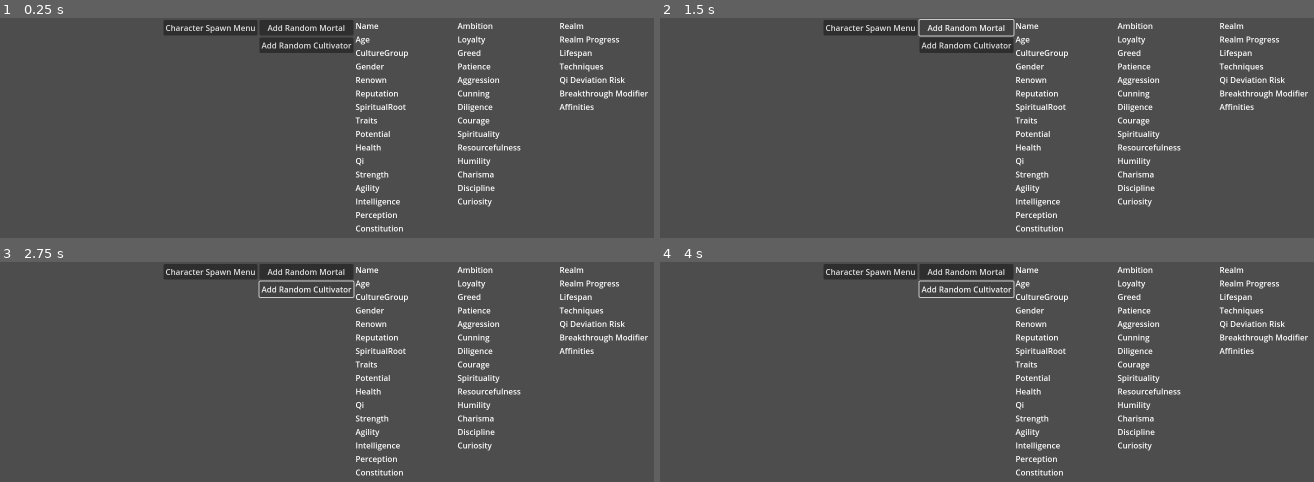
Above: before the commit, frames 1-4 (two rows, left to right).
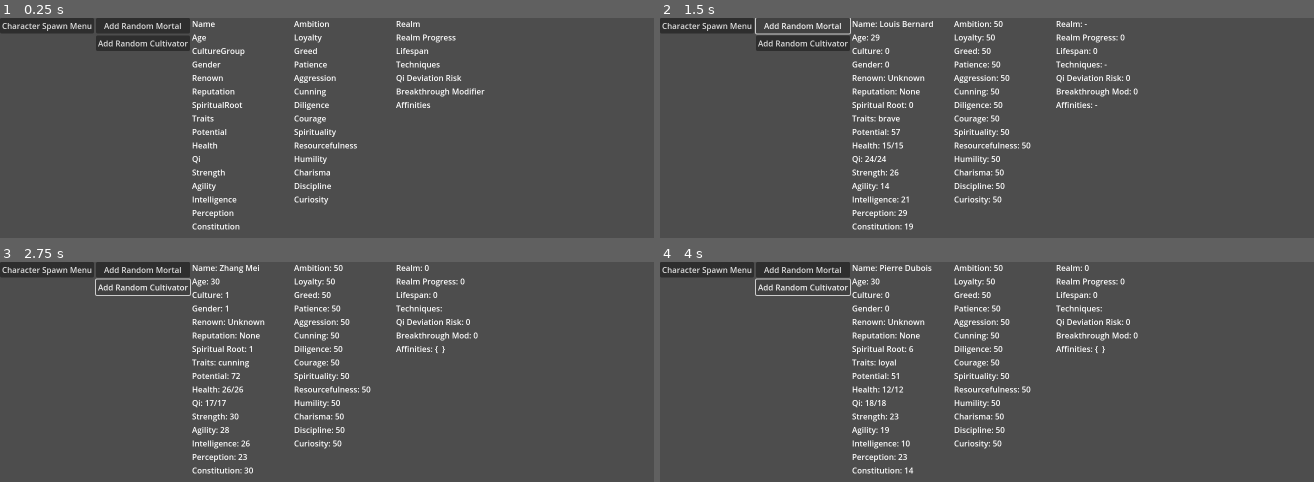
Above: after the commit, the same moments.

Repository: Chthonic-Studio/the_sect_master
Game: Godot game, scene res://Scenes/main.tscn
Two runs of this game, one before a commit and one after it. Both use one fixed random seed, a clock stepped at 60 frames per second and the inputs below.
Inputs:
- Up to frame 1 (0.25 s): no input
- Up to frame 2 (1.5 s): click "Character Spawn Menu" at 0.5 s; click "Add Random Mortal" at 1.25 s
- Up to frame 3 (2.75 s): click "Add Random Cultivator" at 2 s
- Up to frame 4 (4 s): click "Add Random Mortal" at 2.75 s; click "Add Random Cultivator" at 3.5 s

The runs differ from the first frame. In frame 1, 12% of the frame differs, in the area x 0-100%, y 0-98%; in frame 2, 12%; in frame 3, 12%; in frame 4, 12%.

Commit message:
Expanding character generation

Diff:
--- a/Globals/CharacterManager.gd
+++ b/Globals/CharacterManager.gd
@@ -39,17 +39,32 @@
 	else:
 		resource = CharacterResource.new()
 	# Name and gender
-	var gender = CharacterResource.Gender.values()[randi() % 2] # MALE or FEMALE for now
-	var culture = CharacterResource.CultureGroup.values()[randi() % 2] # WESTERN/TRADITIONAL
+	var gender = CharacterResource.Gender.values()[randi() % 2]
+	var culture = CharacterResource.CultureGroup.values()[randi() % 2]
 	var name_data = NameGenerator.generate_name(culture, gender)
 	resource.first_name = name_data["first_name"]
 	resource.last_name = name_data["last_name"]
 	resource.gender = gender
 	resource.culture = culture
-	# Stats
+	# --- Name display logic ---
+	if culture == CharacterResource.CultureGroup.TRADITIONAL:
+		resource.name_display = "%s %s" % [resource.last_name, resource.first_name]
+	else:
+		resource.name_display = "%s %s" % [resource.first_name, resource.last_name]
+	# --- Random Age ---
+	resource.age = randi_range(15, 30)
+	# --- Random Spiritual Root ---
+	resource.spiritual_root = _random_spiritual_root(type)
+	# --- Stats ---
+	resource.max_hp = _roll_stat()
+	resource.max_qi = _roll_stat()
+	resource.current_hp = resource.max_hp
+	resource.current_qi = resource.max_qi
 	resource.strength = _roll_stat()
 	resource.intelligence = _roll_stat()
 	resource.agility = _roll_stat()
+	resource.perception = _roll_stat()
+	resource.constitution = _roll_stat()
 	resource.potential = _roll_stat(40, 80)
 	# Traits
 	resource.traits = _assign_placeholder_traits()
@@ -58,16 +73,51 @@
 		resource.clamp_stats()
 	if resource.has_method("clamp_cultivation_stats"):
 		resource.clamp_cultivation_stats()
-	# Create Node2D
 	var char_node = Character.instantiate()
 	char_node.character_resource = resource
 	char_node.position = position
-	# Track
 	all_character_nodes.append(char_node)
 	all_character_resources.append(resource)
-	# Register with ID map, etc. if needed
 	register_character(resource)
 	return char_node
+
+# Helper for spiritual root probabilities
+func _random_spiritual_root(type: String) -> int:
+	var roots = [
+		CharacterResource.SpiritualRootType.NONE,
+		CharacterResource.SpiritualRootType.COMMON,
+		CharacterResource.SpiritualRootType.SUPERIOR,
+		CharacterResource.SpiritualRootType.HEAVENLY,
+		CharacterResource.SpiritualRootType.MUTATED,
+		CharacterResource.SpiritualRootType.DEMONIC,
+		CharacterResource.SpiritualRootType.GHOSTLY
+	]
+	var probs = []
+	if type == "cultivator":
+		# Remove NONE, normalize others so sum is 100
+		# Original: [0, 20, 10, 3, 3, 3, 1] (skip 0)
+		probs = [20, 10, 3, 3, 3, 1]
+		var total = 20 + 10 + 3 + 3 + 3 + 1
+		var norm_probs = []
+		for p in probs:
+			norm_probs.append(p * 100 / total)
+		var r = randf() * 100
+		var acc = 0
+		for i in range(len(norm_probs)):
+			acc += norm_probs[i]
+			if r < acc:
+				return roots[i + 1] # +1 to skip NONE
+		return roots[1] # default to COMMON
+	else:
+		# Mortals: [60, 20, 10, 3, 3, 3, 1]
+		probs = [60, 20, 10, 3, 3, 3, 1]
+		var r = randf() * 100
+		var acc = 0
+		for i in range(len(probs)):
+			acc += probs[i]
+			if r < acc:
+				return roots[i]
+		return roots[0] # default to NONE
 
 # Utility: Get all characters, optionally filter by type
 func get_characters(type: String = "") -> Array:
--- a/Resources/Characters/CharacterResource.gd
+++ b/Resources/Characters/CharacterResource.gd
@@ -17,22 +17,27 @@
 @export_category("Basic Info")
 @export var first_name: String = "" ## Character's display first name
 @export var last_name: String = ""## Character's display last name
+@export var name_display: String = "" # Display name for UI, set at creation
 @export var culture: CultureGroup = CultureGroup.TRADITIONAL
 @export var gender: Gender = Gender.MALE
 @export var age: int = 18
 @export var title: String = ""
 @export var renown: int = 0
 @export var renown_title: String = "Unknown"
-@export var reputation: String = ""
+@export var reputation: String = "None"
 @export var spiritual_root: SpiritualRootType = SpiritualRootType.NONE ## Enum dropdown
 @export var traits: Array[String] = []
 
 # === Core Stats ===
 @export_category("Core Stats")
 @export_range(0, 99000000, 1)
-var hp: int = 100
+var max_hp: int = 100
 @export_range(0, 99000000, 1)
-var qi: int = 100
+var max_qi: int = 100
+@export_range(0, 99000000, 1)
+var current_hp: int = 100
+@export_range(0, 99000000, 1)
+var current_qi: int = 100
 @export_range(0, 100, 1)
 var potential: int = 50
 @export_range(0, 100, 1)
@@ -84,8 +89,10 @@
 # === Utility Functions ===
 
 func clamp_stats() -> void:
-	hp = clamp(hp, 0, 99000000)
-	qi = clamp(qi, 0, 99000000)
+	max_hp = clamp(max_hp, 0, 99000000)
+	max_qi = clamp(max_qi, 0, 99000000)
+	current_hp = clamp(current_hp, 0, max_hp)
+	current_qi = clamp(current_qi, 0, max_qi)
 	potential = clamp(potential, 0, 100)
 	strength = clamp(strength, 0, 100)
 	intelligence = clamp(intelligence, 0, 100)
@@ -108,8 +115,3 @@
 	discipline = clamp(discipline, 0, 100)
 	curiosity = clamp(curiosity, 0, 100)
 	renown = max(renown, 0)
-
-func get_summary() -> String:
-	return "%s %s (ID: %d) | HP: %d | Qi: %d | STR: %d | INT: %d | POT: %d | Agg: %d | Char: %d | Renown: %d" % [
-		first_name, last_name, id, hp, qi, strength, intelligence, potential, aggression, charisma, renown
-	]
--- a/Scenes/main_ui.tscn
+++ b/Scenes/main_ui.tscn
@@ -1,8 +1,6 @@
-[gd_scene load_steps=3 format=3 uid="uid://b7pavuul7xpr3"]
+[gd_scene load_steps=2 format=3 uid="uid://b7pavuul7xpr3"]
 
-[ext_resource type="Script" uid="uid://botlytmuf60df" path="res://Scripts/System/MainDebugMenu.gd" id="1_gmh8u"]
-
-[sub_resource type="Theme" id="Theme_rvjxe"]
+[ext_resource type="PackedScene" uid="uid://cqxyblypix0tk" path="res://UI/Debug/debug_menu.tscn" id="1_gmh8u"]
 
 [node name="MainUI" type="Control"]
 layout_mode = 3
@@ -14,210 +12,6 @@
 size_flags_horizontal = 3
 size_flags_vertical = 3
 
-[node name="DebugMenu" type="MarginContainer" parent="."]
-custom_minimum_size = Vector2(300, 450)
-layout_mode = 1
-anchors_preset = -1
-anchor_left = 0.204375
-anchor_top = 0.00444444
-anchor_right = 0.824375
-anchor_bottom = 0.504444
-grow_vertical = 0
-script = ExtResource("1_gmh8u")
-metadata/_edit_use_anchors_ = true
-
-[node name="DebugHbox" type="HBoxContainer" parent="DebugMenu"]
-layout_mode = 2
-size_flags_horizontal = 8
-
-[node name="DebugMenuSelection" type="VBoxContainer" parent="DebugMenu/DebugHbox"]
-layout_mode = 2
-
-[node name="Button" type="Button" parent="DebugMenu/DebugHbox/DebugMenuSelection"]
-layout_mode = 2
-text = "Character Spawn Menu"
-
-[node name="CharSpawnDebug" type="HBoxContainer" parent="DebugMenu/DebugHbox"]
-layout_mode = 2
-
-[node name="VBoxContainer" type="VBoxContainer" parent="DebugMenu/DebugHbox/CharSpawnDebug"]
-layout_mode = 2
-size_flags_horizontal = 0
-
-[node name="AddMortal" type="Button" parent="DebugMenu/DebugHbox/CharSpawnDebug/VBoxContainer"]
-layout_mode = 2
-theme = SubResource("Theme_rvjxe")
-text = "Add Random Mortal"
-
-[node name="AddCultivator" type="Button" parent="DebugMenu/DebugHbox/CharSpawnDebug/VBoxContainer"]
-layout_mode = 2
-theme = SubResource("Theme_rvjxe")
-text = "Add Random Cultivator"
-
-[node name="VBoxContainer2" type="VBoxContainer" parent="DebugMenu/DebugHbox/CharSpawnDebug"]
-custom_minimum_size = Vector2(200, 0)
-layout_mode = 2
-size_flags_horizontal = 8
-
-[node name="Name" type="Label" parent="DebugMenu/DebugHbox/CharSpawnDebug/VBoxContainer2"]
-layout_mode = 2
-text = "Name"
-
-[node name="Age" type="Label" parent="DebugMenu/DebugHbox/CharSpawnDebug/VBoxContainer2"]
-layout_mode = 2
-text = "Age"
-
-[node name="CultureGroup" type="Label" parent="DebugMenu/DebugHbox/CharSpawnDebug/VBoxContainer2"]
-layout_mode = 2
-text = "CultureGroup"
-
-[node name="Gender" type="Label" parent="DebugMenu/DebugHbox/CharSpawnDebug/VBoxContainer2"]
-layout_mode = 2
-text = "Gender"
-
-[node name="Renown" type="Label" parent="DebugMenu/DebugHbox/CharSpawnDebug/VBoxContainer2"]
-layout_mode = 2
-text = "Renown"
-
-[node name="Reputation" type="Label" parent="DebugMenu/DebugHbox/CharSpawnDebug/VBoxContainer2"]
-layout_mode = 2
-text = "Reputation"
-
-[node name="SpiritualRoot" type="Label" parent="DebugMenu/DebugHbox/CharSpawnDebug/VBoxContainer2"]
-layout_mode = 2
-text = "SpiritualRoot"
-
-[node name="Traits" type="Label" parent="DebugMenu/DebugHbox/CharSpawnDebug/VBoxContainer2"]
-layout_mode = 2
-text = "Traits"
-
-[node name="Potential" type="Label" parent="DebugMenu/DebugHbox/CharSpawnDebug/VBoxContainer2"]
-layout_mode = 2
-text = "Potential"
-
-[node name="Health" type="Label" parent="DebugMenu/DebugHbox/CharSpawnDebug/VBoxContainer2"]
-layout_mode = 2
-text = "Health"
-
-[node name="Qi" type="Label" parent="DebugMenu/DebugHbox/CharSpawnDebug/VBoxContainer2"]
-layout_mode = 2
-text = "Qi"
-
-[node name="Strength" type="Label" parent="DebugMenu/DebugHbox/CharSpawnDebug/VBoxContainer2"]
-layout_mode = 2
-text = "Strength"
-
-[node name="Agility" type="Label" parent="DebugMenu/DebugHbox/CharSpawnDebug/VBoxContainer2"]
-layout_mode = 2
-text = "Agility"
-
-[node name="Intelligence" type="Label" parent="DebugMenu/DebugHbox/CharSpawnDebug/VBoxContainer2"]
-layout_mode = 2
-text = "Intelligence"
-
-[node name="Perception" type="Label" parent="DebugMenu/DebugHbox/CharSpawnDebug/VBoxContainer2"]
-layout_mode = 2
-text = "Perception"
-
-[node name="Constitution" type="Label" parent="DebugMenu/DebugHbox/CharSpawnDebug/VBoxContainer2"]
-layout_mode = 2
-text = "Constitution"
-
-[node name="VBoxContainer3" type="VBoxContainer" parent="DebugMenu/DebugHbox/CharSpawnDebug"]
-custom_minimum_size = Vector2(200, 0)
-layout_mode = 2
-size_flags_horizontal = 8
-
-[node name="Ambition" type="Label" parent="DebugMenu/DebugHbox/CharSpawnDebug/VBoxContainer3"]
-layout_mode = 2
-text = "Ambition"
-
-[node name="Loyalty" type="Label" parent="DebugMenu/DebugHbox/CharSpawnDebug/VBoxContainer3"]
-layout_mode = 2
-text = "Loyalty"
-
-[node name="Greed" type="Label" parent="DebugMenu/DebugHbox/CharSpawnDebug/VBoxContainer3"]
-layout_mode = 2
-text = "Greed"
-
-[node name="Patience" type="Label" parent="DebugMenu/DebugHbox/CharSpawnDebug/VBoxContainer3"]
-layout_mode = 2
-text = "Patience"
-
-[node name="Aggression" type="Label" parent="DebugMenu/DebugHbox/CharSpawnDebug/VBoxContainer3"]
-layout_mode = 2
-text = "Aggression"
-
-[node name="Cunning" type="Label" parent="DebugMenu/DebugHbox/CharSpawnDebug/VBoxContainer3"]
-layout_mode = 2
-text = "Cunning"
-
-[node name="Diligence" type="Label" parent="DebugMenu/DebugHbox/CharSpawnDebug/VBoxContainer3"]
-layout_mode = 2
-text = "Diligence"
-
-[node name="Courage" type="Label" parent="DebugMenu/DebugHbox/CharSpawnDebug/VBoxContainer3"]
-layout_mode = 2
-text = "Courage"
-
-[node name="Spirituality" type="Label" parent="DebugMenu/DebugHbox/CharSpawnDebug/VBoxContainer3"]
-layout_mode = 2
-text = "Spirituality"
-
-[node name="Resourcefulness" type="Label" parent="DebugMenu/DebugHbox/CharSpawnDebug/VBoxContainer3"]
-layout_mode = 2
-text = "Resourcefulness"
-
-[node name="Humility" type="Label" parent="DebugMenu/DebugHbox/CharSpawnDebug/VBoxContainer3"]
-layout_mode = 2
-text = "Humility"
-
-[node name="Charisma" type="Label" parent="DebugMenu/DebugHbox/CharSpawnDebug/VBoxContainer3"]
-layout_mode = 2
-text = "Charisma"
-
-[node name="Discipline" type="Label" parent="DebugMenu/DebugHbox/CharSpawnDebug/VBoxContainer3"]
-layout_mode = 2
-text = "Discipline"
-
-[node name="Curiosity" type="Label" parent="DebugMenu/DebugHbox/CharSpawnDebug/VBoxContainer3"]
-layout_mode = 2
-text = "Curiosity"
-
-[node name="VBoxContainer4" type="VBoxContainer" parent="DebugMenu/DebugHbox/CharSpawnDebug"]
-custom_minimum_size = Vector2(200, 0)
-layout_mode = 2
-size_flags_horizontal = 8
-
-[node name="Realm" type="Label" parent="DebugMenu/DebugHbox/CharSpawnDebug/VBoxContainer4"]
-layout_mode = 2
-text = "Realm"
-
-[node name="RealmProgress" type="Label" parent="DebugMenu/DebugHbox/CharSpawnDebug/VBoxContainer4"]
-layout_mode = 2
-text = "Realm Progress"
-
-[node name="Lifespan" type="Label" parent="DebugMenu/DebugHbox/CharSpawnDebug/VBoxContainer4"]
-layout_mode = 2
-text = "Lifespan"
-
-[node name="Techniques" type="Label" parent="DebugMenu/DebugHbox/CharSpawnDebug/VBoxContainer4"]
-layout_mode = 2
-text = "Techniques"
-
-[node name="QiDeviationRisk" type="Label" parent="DebugMenu/DebugHbox/CharSpawnDebug/VBoxContainer4"]
-layout_mode = 2
-text = "Qi Deviation Risk"
-
-[node name="BreakthroughModifier" type="Label" parent="DebugMenu/DebugHbox/CharSpawnDebug/VBoxContainer4"]
-layout_mode = 2
-text = "Breakthrough Modifier"
-
-[node name="Affinities" type="Label" parent="DebugMenu/DebugHbox/CharSpawnDebug/VBoxContainer4"]
-custom_minimum_size = Vector2(200, 0)
-layout_mode = 2
-text = "Affinities"
-autowrap_mode = 3
-
-[connection signal="pressed" from="DebugMenu/DebugHbox/CharSpawnDebug/VBoxContainer/AddMortal" to="DebugMenu" method="_on_spawn_mortal_pressed"]
-[connection signal="pressed" from="DebugMenu/DebugHbox/CharSpawnDebug/VBoxContainer/AddCultivator" to="DebugMenu" method="_on_spawn_cultivator_pressed"]
+[node name="DebugMenu" parent="." instance=ExtResource("1_gmh8u")]
+layout_mode = 0
+anchors_preset = 0
--- a/Scripts/System/MainDebugMenu.gd
+++ b/Scripts/System/MainDebugMenu.gd
@@ -8,6 +8,8 @@
 @export var spawn_position_base: Vector2 = Vector2(200, 200)
 @export var spawn_offset: Vector2 = Vector2(40, 0)
 var spawn_count: int = 0
+
+var last_spawned_character: Node2D = null
 
 func _ready() -> void:
 	pass
@@ -28,11 +30,57 @@
 func _spawn_character(type: String, pos: Vector2) -> void:
 	var char_node = CharManager.create_character(type, pos)
 	if char_node:
-		# Assumes MainDebugMenu is in the same scene as the game world
 		get_tree().current_scene.add_child(char_node)
+		last_spawned_character = char_node
+		_update_info_panel()
 	else:
 		push_error("Failed to create character of type: %s" % type)
 
+func _update_info_panel() -> void:
+	if not last_spawned_character:
+		return
+	var res = last_spawned_character.character_resource
+	# Basic Info
+	$DebugHbox/CharSpawnDebug/VBoxContainer2/Name.text = "Name: %s" % res.name_display
+	$DebugHbox/CharSpawnDebug/VBoxContainer2/Age.text = "Age: %d" % res.age
+	$DebugHbox/CharSpawnDebug/VBoxContainer2/CultureGroup.text = "Culture: %s" % (str(res.culture))
+	$DebugHbox/CharSpawnDebug/VBoxContainer2/Gender.text = "Gender: %s" % (str(res.gender))
+	$DebugHbox/CharSpawnDebug/VBoxContainer2/Renown.text = "Renown: %s" % res.renown_title
+	$DebugHbox/CharSpawnDebug/VBoxContainer2/Reputation.text = "Reputation: %s" % res.reputation
+	$DebugHbox/CharSpawnDebug/VBoxContainer2/SpiritualRoot.text = "Spiritual Root: %s" % (str(res.spiritual_root))
+	$DebugHbox/CharSpawnDebug/VBoxContainer2/Traits.text = "Traits: %s" % (", ".join(res.traits))
+	$DebugHbox/CharSpawnDebug/VBoxContainer2/Potential.text = "Potential: %d" % res.potential
+	$DebugHbox/CharSpawnDebug/VBoxContainer2/Health.text = "Health: %d/%d" % [res.max_hp, res.current_hp]
+	$DebugHbox/CharSpawnDebug/VBoxContainer2/Qi.text = "Qi: %d/%d" % [res.max_qi, res.current_qi]
+	$DebugHbox/CharSpawnDebug/VBoxContainer2/Strength.text = "Strength: %d" % res.strength
+	$DebugHbox/CharSpawnDebug/VBoxContainer2/Agility.text = "Agility: %d" % res.agility
+	$DebugHbox/CharSpawnDebug/VBoxContainer2/Intelligence.text = "Intelligence: %d" % res.intelligence
+	$DebugHbox/CharSpawnDebug/VBoxContainer2/Perception.text = "Perception: %d" % res.perception
+	$DebugHbox/CharSpawnDebug/VBoxContainer2/Constitution.text = "Constitution: %d" % res.constitution
+	# Personality
+	$DebugHbox/CharSpawnDebug/VBoxContainer3/Ambition.text = "Ambition: %d" % res.ambition
+	$DebugHbox/CharSpawnDebug/VBoxContainer3/Loyalty.text = "Loyalty: %d" % res.loyalty
+	$DebugHbox/CharSpawnDebug/VBoxContainer3/Greed.text = "Greed: %d" % res.greed
+	$DebugHbox/CharSpawnDebug/VBoxContainer3/Patience.text = "Patience: %d" % res.patience
+	$DebugHbox/CharSpawnDebug/VBoxContainer3/Aggression.text = "Aggression: %d" % res.aggression
+	$DebugHbox/CharSpawnDebug/VBoxContainer3/Cunning.text = "Cunning: %d" % res.cunning
+	$DebugHbox/CharSpawnDebug/VBoxContainer3/Diligence.text = "Diligence: %d" % res.diligence
+	$DebugHbox/CharSpawnDebug/VBoxContainer3/Courage.text = "Courage: %d" % res.courage
+	$DebugHbox/CharSpawnDebug/VBoxContainer3/Spirituality.text = "Spirituality: %d" % res.spirituality
+	$DebugHbox/CharSpawnDebug/VBoxContainer3/Resourcefulness.text = "Resourcefulness: %d" % res.resourcefulness
+	$DebugHbox/CharSpawnDebug/VBoxContainer3/Humility.text = "Humility: %d" % res.humility
+	$DebugHbox/CharSpawnDebug/VBoxContainer3/Charisma.text = "Charisma: %d" % res.charisma
+	$DebugHbox/CharSpawnDebug/VBoxContainer3/Discipline.text = "Discipline: %d" % res.discipline
+	$DebugHbox/CharSpawnDebug/VBoxContainer3/Curiosity.text = "Curiosity: %d" % res.curiosity
+	# Cultivator-only fields
+	var is_cultivator = res is CultivatorResource
+	$DebugHbox/CharSpawnDebug/VBoxContainer4/Realm.text = "Realm: %s" % (str(res.cultivation_realm) if is_cultivator else "-")
+	$DebugHbox/CharSpawnDebug/VBoxContainer4/RealmProgress.text = "Realm Progress: %d" % (res.realm_progress if is_cultivator else 0)
+	$DebugHbox/CharSpawnDebug/VBoxContainer4/Lifespan.text = "Lifespan: %d" % (res.lifespan if is_cultivator else 0)
+	$DebugHbox/CharSpawnDebug/VBoxContainer4/Techniques.text = "Techniques: %s" % (", ".join(res.learned_techniques) if is_cultivator else "-")
+	$DebugHbox/CharSpawnDebug/VBoxContainer4/QiDeviationRisk.text = "Qi Deviation Risk: %d" % (res.qi_deviation_risk if is_cultivator else 0)
+	$DebugHbox/CharSpawnDebug/VBoxContainer4/BreakthroughModifier.text = "Breakthrough Mod: %d" % (res.breakthrough_modifier if is_cultivator else 0)
+	$DebugHbox/CharSpawnDebug/VBoxContainer4/Affinities.text = "Affinities: %s" % (str(res.elemental_affinity) if is_cultivator else "-")
 # --- How & Where to Use ---
 # 1. Attach this script to your VBoxContainer debug menu node in your main scene.
 # 2. Add two Buttons as children: "SpawnMortalButton" and "SpawnCultivatorButton".
